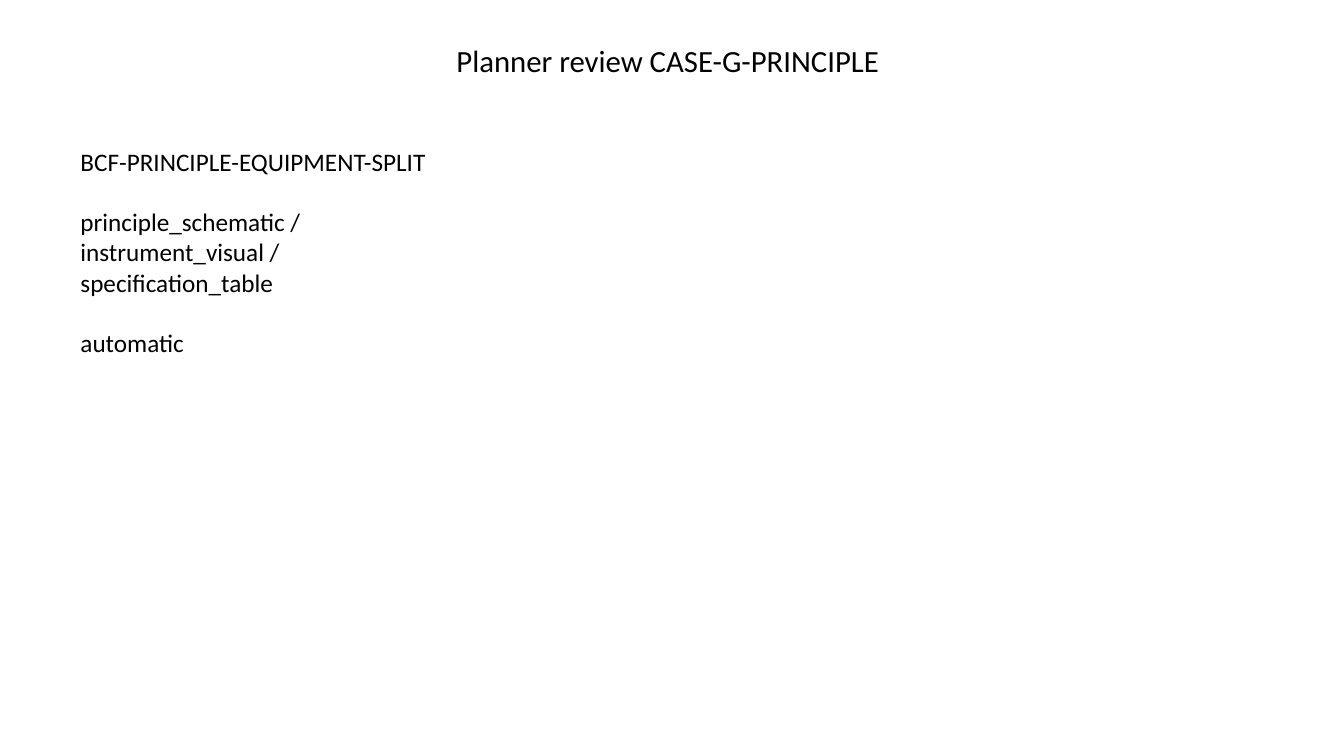
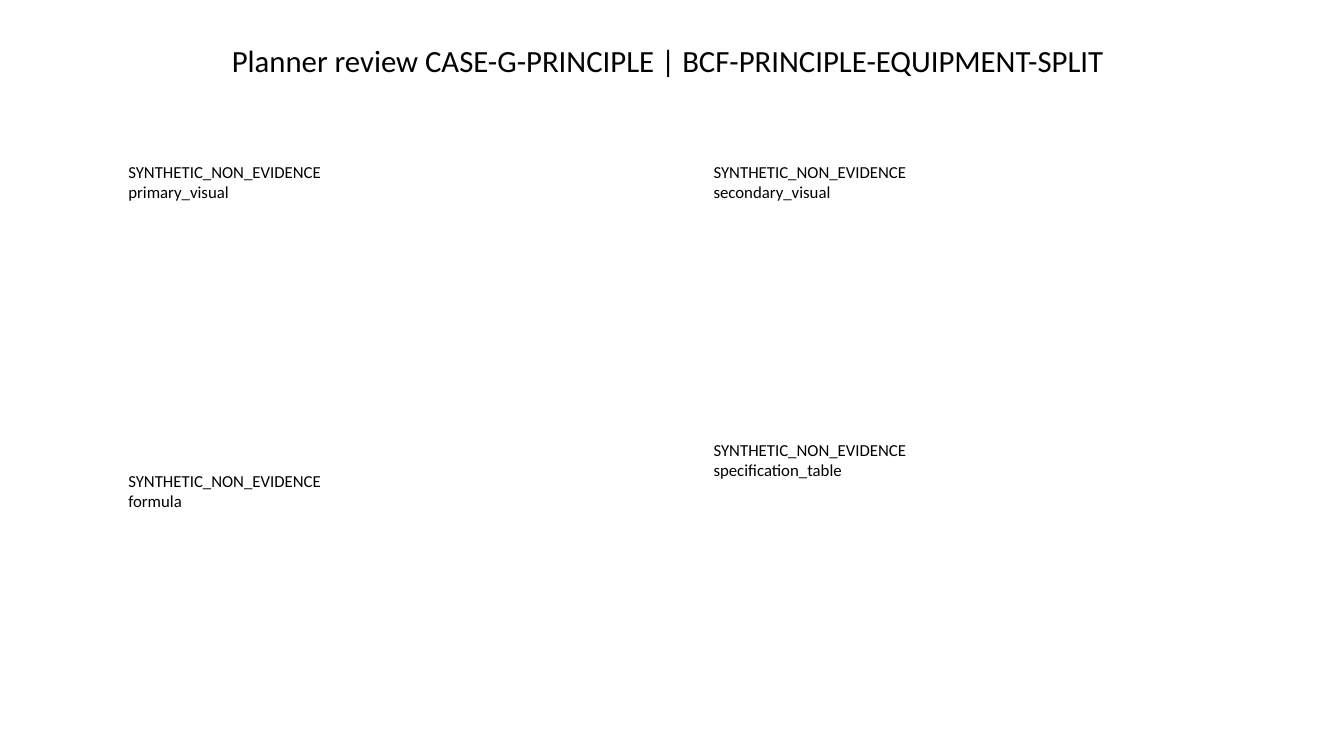
Before and after one commit to Gary0915/AI-Research-SKILLs, a slide deck: slide 7 of thesis-deck-system/artifacts/phase3/planner-composition-candidate-review.pptx. Drawn at 1344x756 pixels with LibreOffice and Linux fonts; fonts in the diff are those of the drawing. Boxes give left, top, right and bottom in pixels: in the first picture for what was removed or moved away, otherwise in the second. Text is boxed around its words. In the diff, an @@ line names an element or a change of style, - is before the commit and + after.

Commit message:
phase3: realize planner physical review core

```diff
--- a/thesis-deck-system/artifacts/phase3/planner-composition-candidate-review.pptx
+++ b/thesis-deck-system/artifacts/phase3/planner-composition-candidate-review.pptx
@@ title at [232,50,1103,76]: text changed @@
-Planner review CASE-G-PRINCIPLE
+Planner review CASE-G-PRINCIPLE | BCF-PRINCIPLE-EQUIPMENT-SPLIT
@@ text at [128,167,321,201]: text changed; size 18 to 12 pt @@
-BCF-PRINCIPLE-EQUIPMENT-SPLIT
-principle_schematic / instrument_visual / specification_table
-automatic
+SYNTHETIC_NON_EVIDENCE
+primary_visual
@@ text added at [714,167,907,201], 12 pt, text #000000 @@
+SYNTHETIC_NON_EVIDENCE
+secondary_visual
@@ text added at [714,445,907,479], 12 pt, text #000000 @@
+SYNTHETIC_NON_EVIDENCE
+specification_table
@@ text added at [128,476,321,507], 12 pt, text #000000 @@
+SYNTHETIC_NON_EVIDENCE
+formula
```
Also in this commit, not shown: 4 other slides changed, 6 slides added, 5 slides removed, 20 other files.
